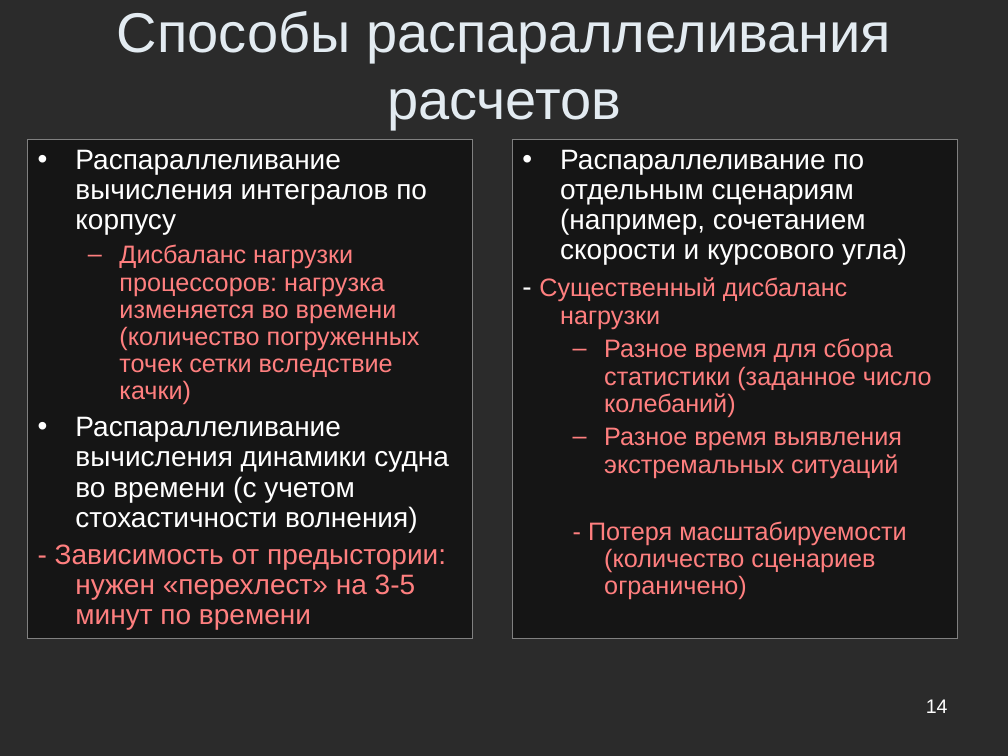
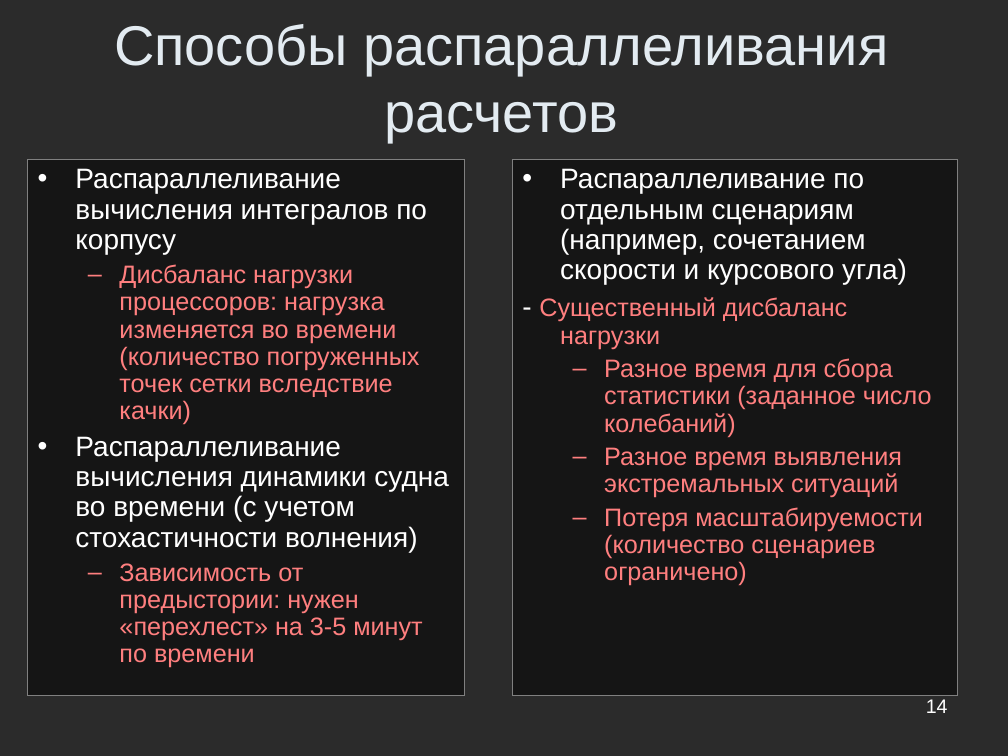
Before and after one commit to Jacobi20/nano-vis, a slide deck: slide 14 of ship_sim/docs/conf_hpc2010/hpc2010_navy_2.ppt. Drawn at 1008x756 pixels with LibreOffice and Linux fonts; fonts in the diff are those of the drawing; background and template pictures are left out; a plain dark background stands for a picture behind light text. Boxes give left, top, right and bottom in pixels: in the first picture for what was removed or moved away, otherwise in the second. Text is boxed around its words. In the diff, an @@ line names an element or a change of style, - is before the commit and + after.

```diff
--- a/ship_sim/docs/conf_hpc2010/hpc2010_navy_2.ppt
+++ b/ship_sim/docs/conf_hpc2010/hpc2010_navy_2.ppt
@@ title "Способы распараллеливания расчетов" moved from (x1=117, y1=11, x2=891, y2=129) to (x1=114, y1=24, x2=888, y2=142) @@
@@ text "Распараллеливание вычисления интегралов по корпусу" resized from (x1=27, y1=140, x2=473, y2=639) to (x1=27, y1=159, x2=464, y2=696) @@
@@ text "Распараллеливание по отдельным сценариям (например, ..." resized from (x1=512, y1=140, x2=958, y2=639) to (x1=512, y1=159, x2=958, y2=696) @@
@@ text at (x1=604, y1=507, x2=922, y2=586): text changed @@
-  - Потеря масштабируемости (количество сценариев ограничено)
+  – Потеря масштабируемости (количество сценариев ограничено)
@@ text at (x1=119, y1=563, x2=422, y2=668): text changed; size 20 to 18 pt @@
-- Зависимость от предыстории: нужен «перехлест» на 3-5 минут по времени
+  – Зависимость от предыстории: нужен «перехлест» на 3-5 минут по времени
```
Also in this commit, not shown: 10 other slides changed, 2 slides added, 2 slides removed.
